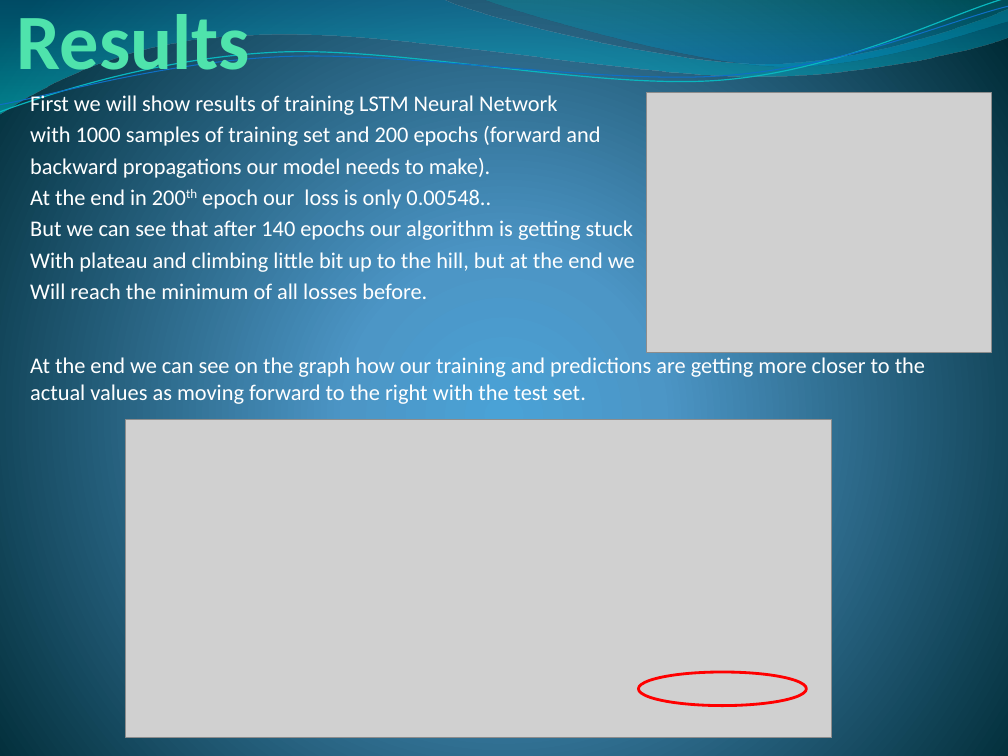
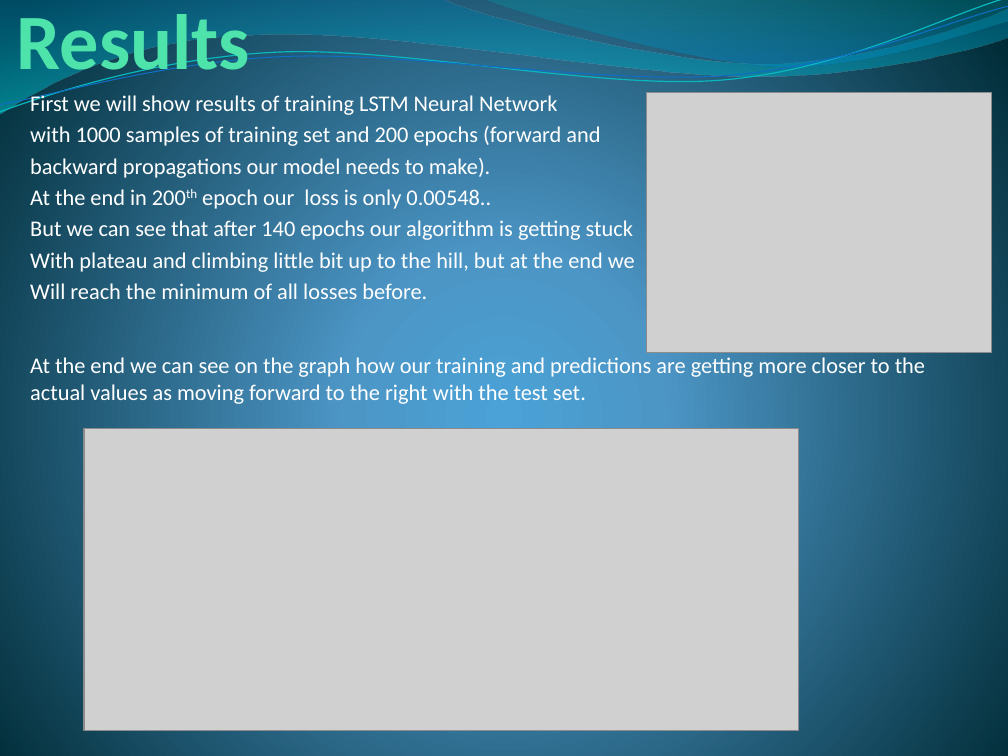
Before and after one commit to Toma1997/AI-Agent-for-Stock-Market, a slide deck: slide 5 of Prediction of Stock Market Prices.pptx. Drawn at 1008x756 pixels with LibreOffice and Linux fonts; fonts in the diff are those of the drawing; grey boxes stand for pictures. Boxes give left, top, right and bottom in pixels: in the first picture for what was removed or moved away, otherwise in the second. Text is boxed around its words. In the diff, an @@ line names an element or a change of style, - is before the commit and + after.

```diff
--- a/Prediction of Stock Market Prices.pptx
+++ b/Prediction of Stock Market Prices.pptx
@@ picture: place and size @@
-picture at box(126, 420, 832, 738)
+picture at box(84, 428, 798, 731)
@@ ellipse removed at box(638, 672, 806, 706) @@
```
Also in this commit, not shown: 1 other file.
